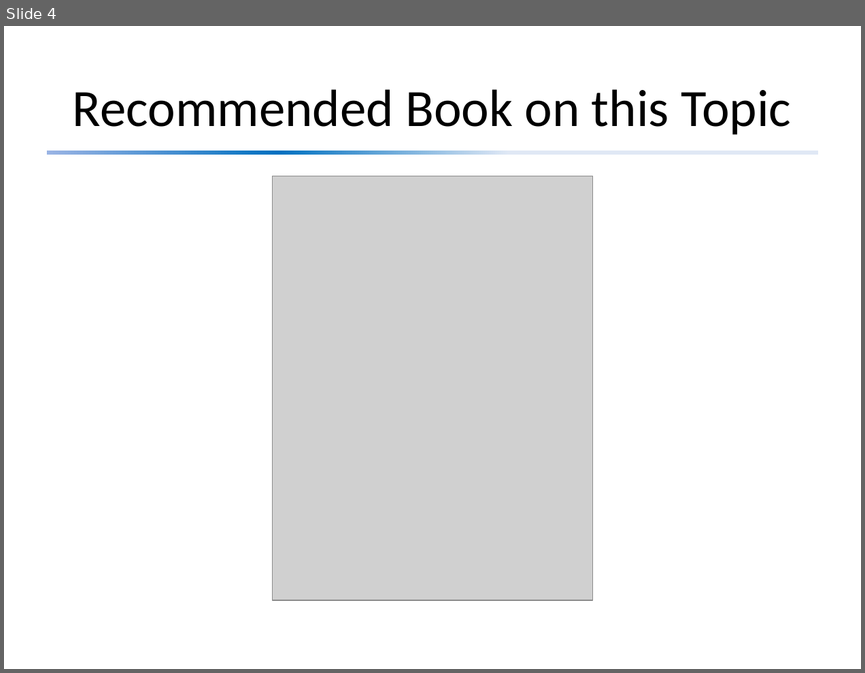
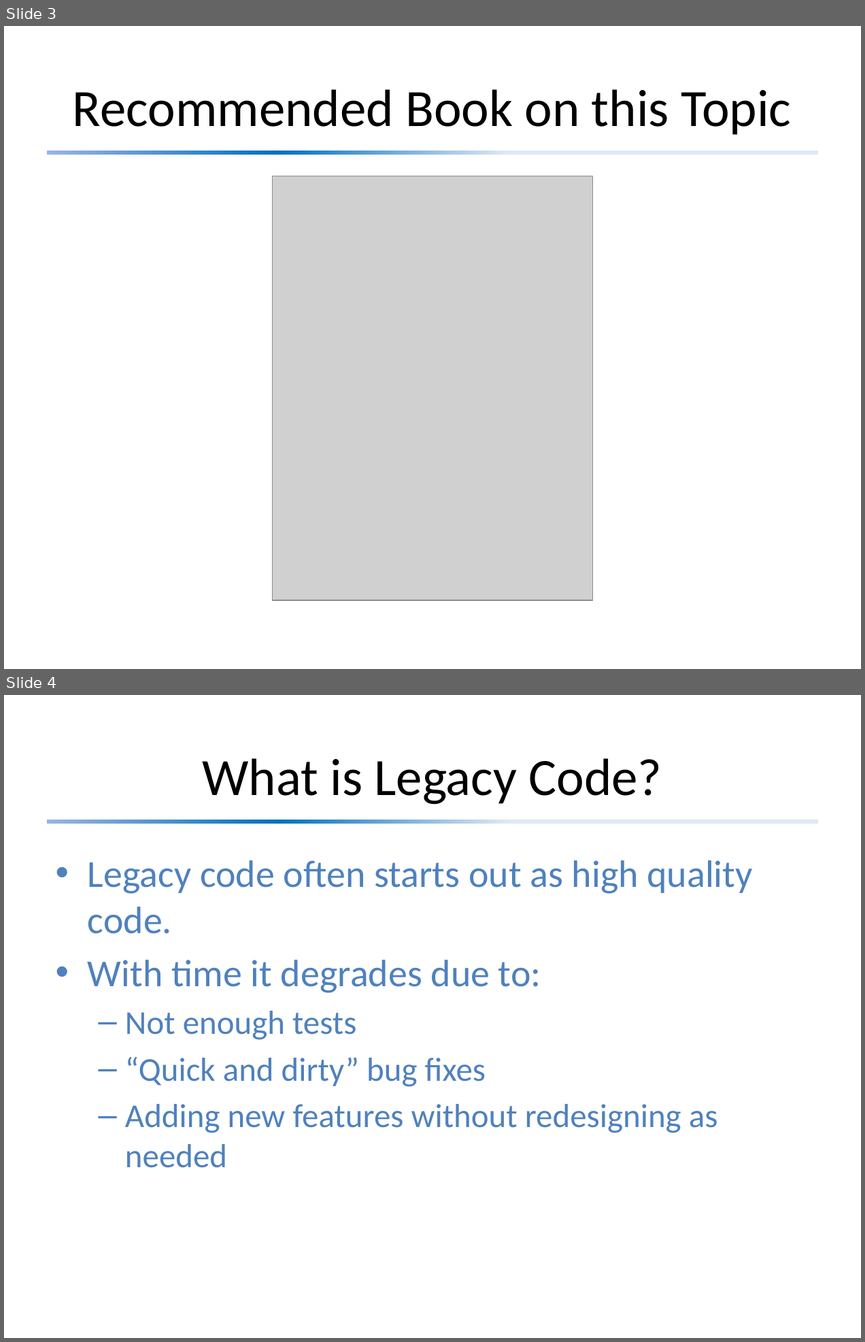
Before and after one commit to david-sackstein/solid-c-cpp, a slide deck: Module 4 - Legacy Code.pptx. Shown one above the other, each under a label of ours: slide 4 before the commit, slides 3 and 4 after it. The pictures are 865x673 and 865x1342 pixels, drawn with LibreOffice and Linux fonts; fonts in the diff are those of the drawing; grey boxes stand for pictures. Boxes give left, top, right and bottom in pixels: in the first picture for what was removed or moved away, otherwise in the second. Text is boxed around its words. In the diff, an @@ line names an element or a change of style, - is before the commit and + after.

```diff
--- a/Module 4 - Legacy Code.pptx
+++ b/Module 4 - Legacy Code.pptx
@@ slide 4 added at [4, 695, 861, 1338], background #FFFFFF; not listed: 1 template element that a slide beside it also shows @@
@@ title added at [202, 758, 662, 804], 44 pt, text #000000 @@
+What is Legacy Code?
@@ text added at [88, 860, 752, 1168], 28 pt, text #4F81BD @@
+• Legacy code often starts out as high quality code.
+• With time it degrades due to:
+  – Not enough tests
+  – “Quick and dirty” bug fixes
+  – Adding new features without redesigning as needed
@@ what was slide 4 is now slide 3 @@
```
Also in this commit, not shown: 8 slides changed, 1 other slide added, 2 slides removed, 7 other files.
